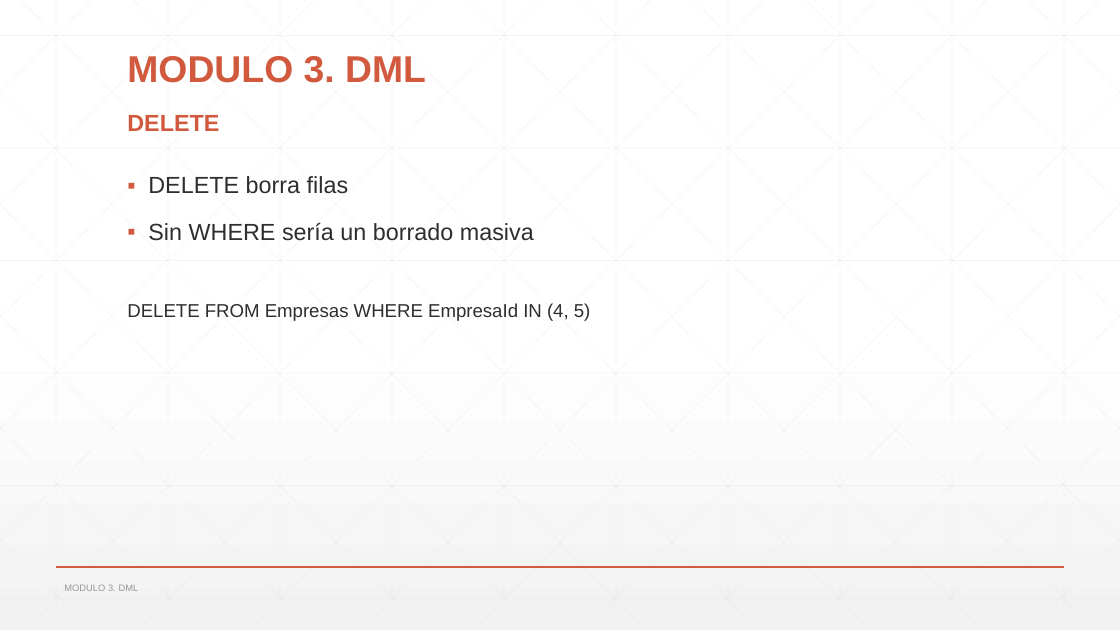
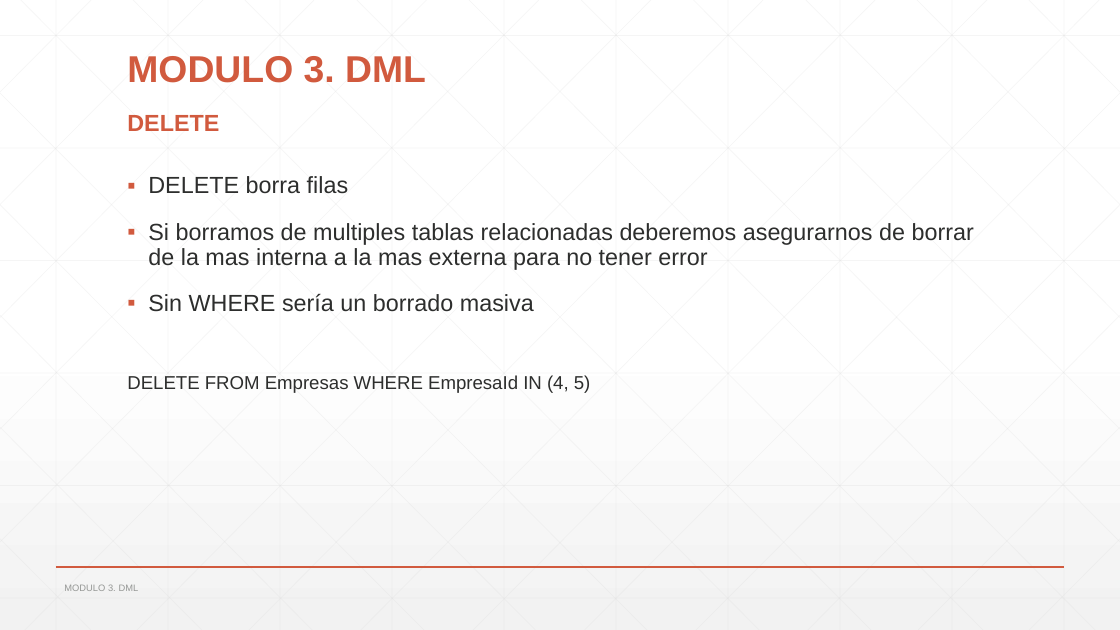
Before and after one commit to nacholn/sql_basico, a slide deck: slide 72 of Presentacion/Curso Sql Basico.pptx (slide 71 before the commit). Drawn at 1120x630 pixels with LibreOffice and Linux fonts; fonts in the diff are those of the drawing. Boxes give left, top, right and bottom in pixels: in the first picture for what was removed or moved away, otherwise in the second. Text is boxed around its words. In the diff, an @@ line names an element or a change of style, - is before the commit and + after.

Commit message:
Update manual. Added exercises module3_ejercicio2 and modulo3_ejercicio3

```diff
--- a/Presentacion/Curso Sql Basico.pptx
+++ b/Presentacion/Curso Sql Basico.pptx
@@ text at bbox=[148, 223, 974, 270]: paragraph added @@
+▪ Si borramos de multiples tablas relacionadas deberemos asegurarnos de borrar de la mas interna a la mas externa para no tener error
@@ text "DELETE FROM Empresas WHERE EmpresaId ...": place and size @@
-text "DELETE FROM Empresas WHERE EmpresaId ..." at bbox=[127, 303, 591, 321]
+text "DELETE FROM Empresas WHERE EmpresaId ..." at bbox=[127, 375, 591, 393]
```
Also in this commit, not shown: 4 other slides changed, 1 slide added, 3 other files.
